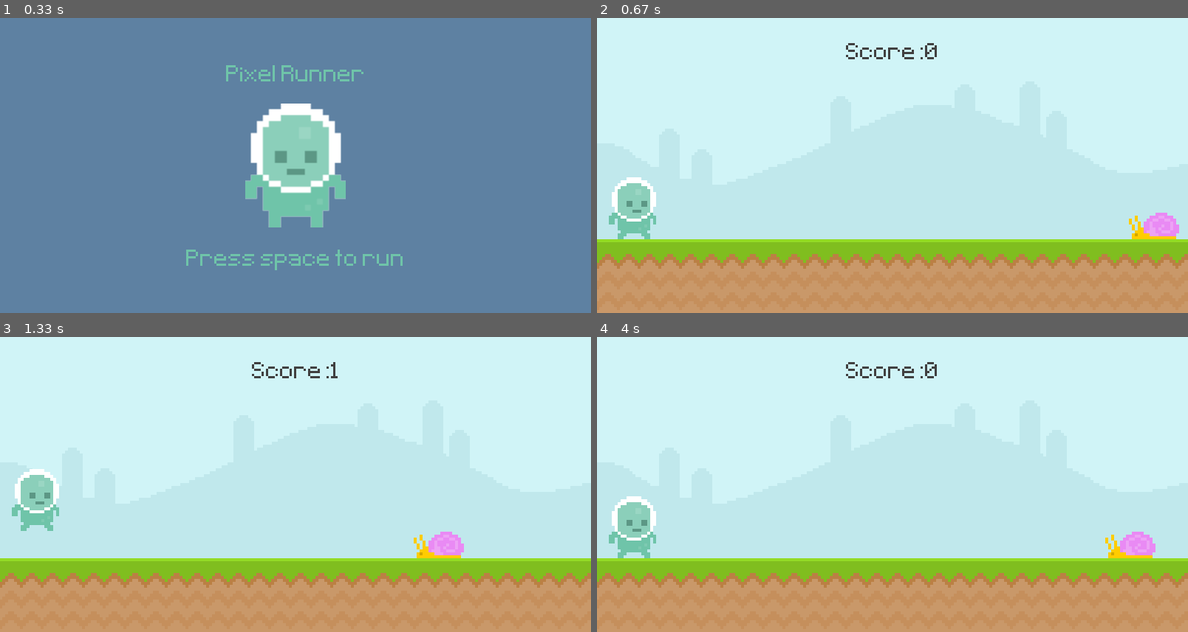
Above: before the commit, frames 1-4 (two rows, left to right).
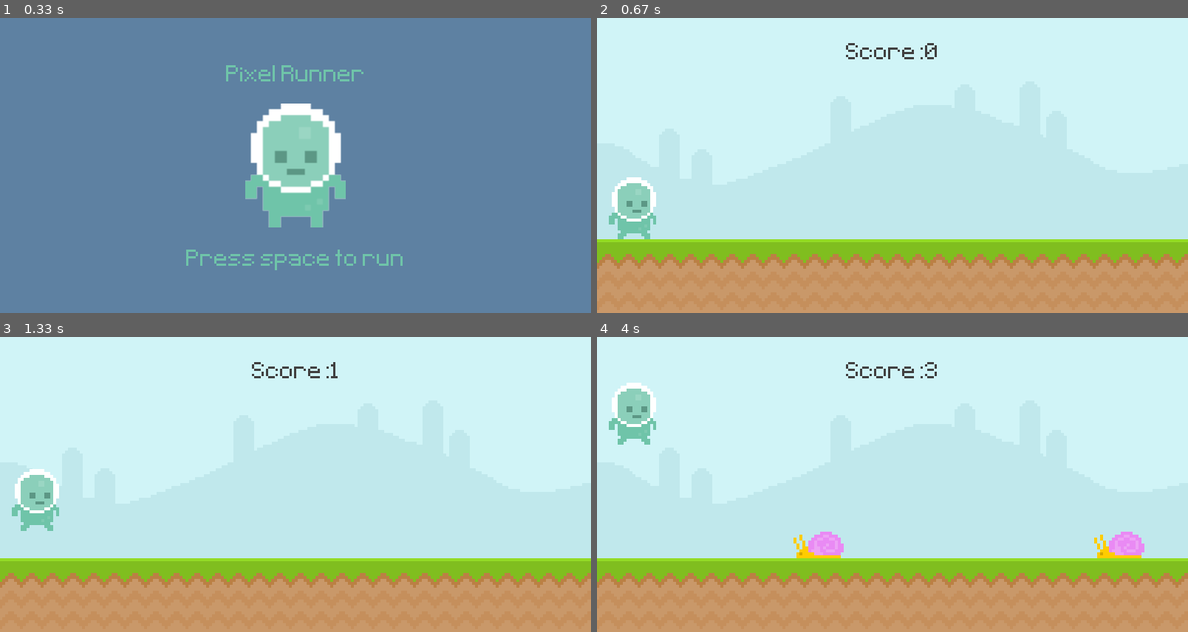
Above: after the commit, the same moments.

Repository: sus20/UltimatePygameIntro
Game: pygame game, started from runner.py
Same seed, same stepped clock (60 frames per second), same inputs: the game is played once before the commit and once after it.
Inputs (mouse positions are in pixels of both pictures, inside the frame that each line leads up to):
- Up to frame 1 (0.33 s): no input
- Up to frame 2 (0.67 s): tap Space at 0.33 s
- Up to frame 3 (1.33 s): click (35, 525) at 0.72 s
- Up to frame 4 (4 s): tap Space at 2, 2.4, 2.7, 3.23, 3.53 s

Frame 1 is identical in both runs. In frame 2, 0.6% of the frame differs, in the area x 90-99%, y 66-75%; in frame 3, 0.6%; in frame 4, 3.6%, in the area x 2-95%, y 10-75%.

Commit message:
feat: addedManySnails(Enemies)

Diff:
--- a/runner.py
+++ b/runner.py
@@ -1,5 +1,6 @@
 import pygame
 from sys import exit
+from random import randint
 
 
 def display_score():
@@ -9,6 +10,20 @@
     score_rect = score_surf.get_rect(center=(400, 50))
     screen.blit(score_surf, score_rect)
     return current_time
+
+
+def obstacle_movement(obstacle_list):
+    if obstacle_list:
+        for obstacle_rect in obstacle_list:
+            obstacle_rect.x -= 5
+
+            screen.blit(snail_surf, obstacle_rect)
+        obstacle_list = [
+            obstacle for obstacle in obstacle_list if obstacle.x > -100]
+
+        return obstacle_list
+    else:
+        return []
 
 
 pygame.init()
@@ -29,8 +44,12 @@
 # score_surf = test_font.render('My game', False, (64, 64, 64))
 # score_rect = score_surf.get_rect(bottomright=(400, 50))
 
+
+# Obstacles
 snail_surf = pygame.image.load('graphics/snail/snail1.png').convert_alpha()
-snail_rect = snail_surf.get_rect(midbottom=(600, 300))
+snail_rect = snail_surf.get_rect(bottomright=(600, 300))
+
+obstacle_rect_list = []
 
 player_surf = pygame.image.load(
     'graphics/player/player_walk_1.png').convert_alpha()
@@ -48,6 +67,10 @@
 
 game_message = test_font.render('Press space to run', False, (111, 196, 169))
 game_message_rect = game_message.get_rect(center=(400, 330))
+
+# Timer
+obstacle_timer = pygame.USEREVENT + 1
+pygame.time.set_timer(obstacle_timer, 1500)
 
 while True:
     for event in pygame.event.get():
@@ -69,6 +92,10 @@
                 snail_rect.left = 800
                 start_time = int(pygame.time.get_ticks()/1000)
 
+        if event.type == obstacle_timer and game_active:
+            obstacle_rect_list.append(snail_surf.get_rect(
+                bottomright=(randint(900, 1100), 300)))
+
     if game_active:
         screen.blit(sky_surface, (0, 0))
         screen.blit(ground_surface, (0, 300))   # (from left, from top-down )
@@ -78,10 +105,10 @@
 
         score = display_score()
 
-        snail_rect.x -= 4
-        if snail_rect.right <= 0:
-            snail_rect.left = 800
-        screen.blit(snail_surf, snail_rect)
+        # snail_rect.x -= 4
+        # if snail_rect.right <= 0:
+        #     snail_rect.left = 800
+        # screen.blit(snail_surf, snail_rect)
 
         # Player
         player_gravity += 1
@@ -89,6 +116,9 @@
         if player_rect.bottom >= 300:
             player_rect.bottom = 300
         screen.blit(player_surf, player_rect)
+
+        # Obstacle movement
+        obstacle_rect_list = obstacle_movement(obstacle_rect_list)
 
         # collision
         if snail_rect.colliderect(player_rect):
